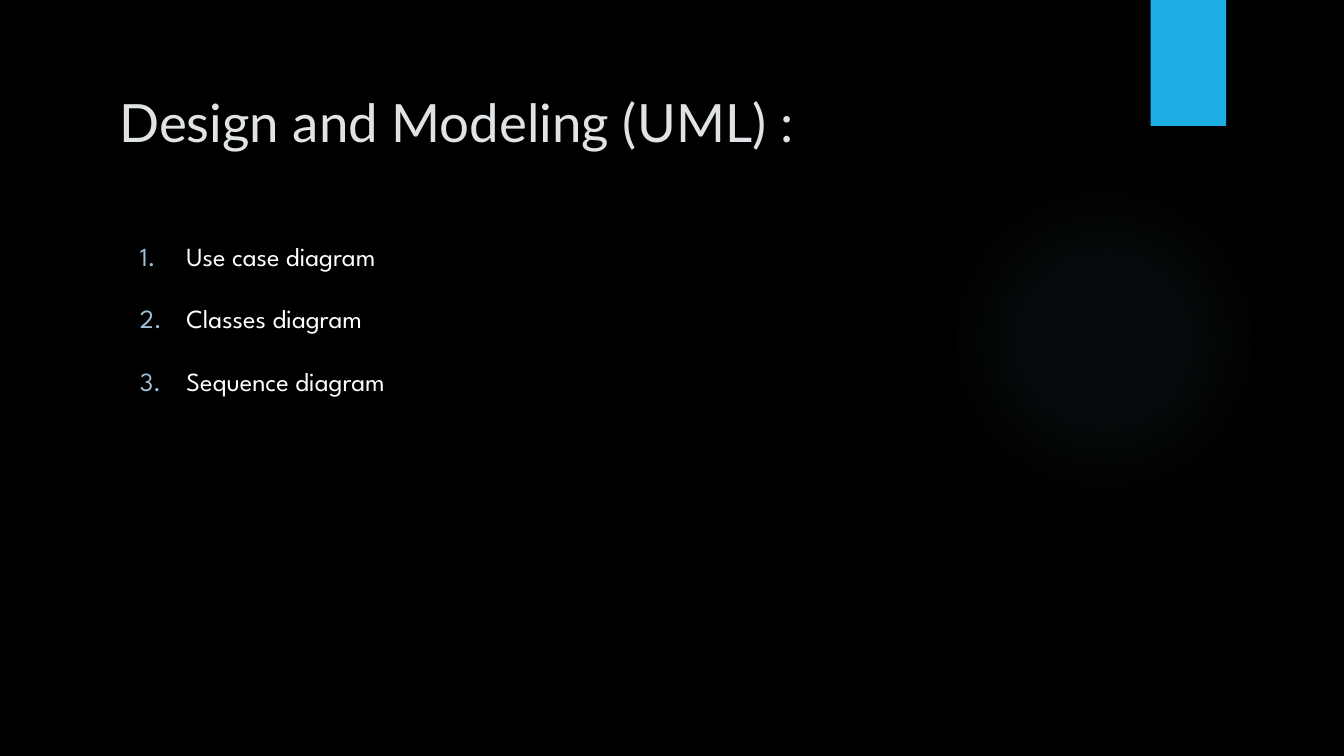
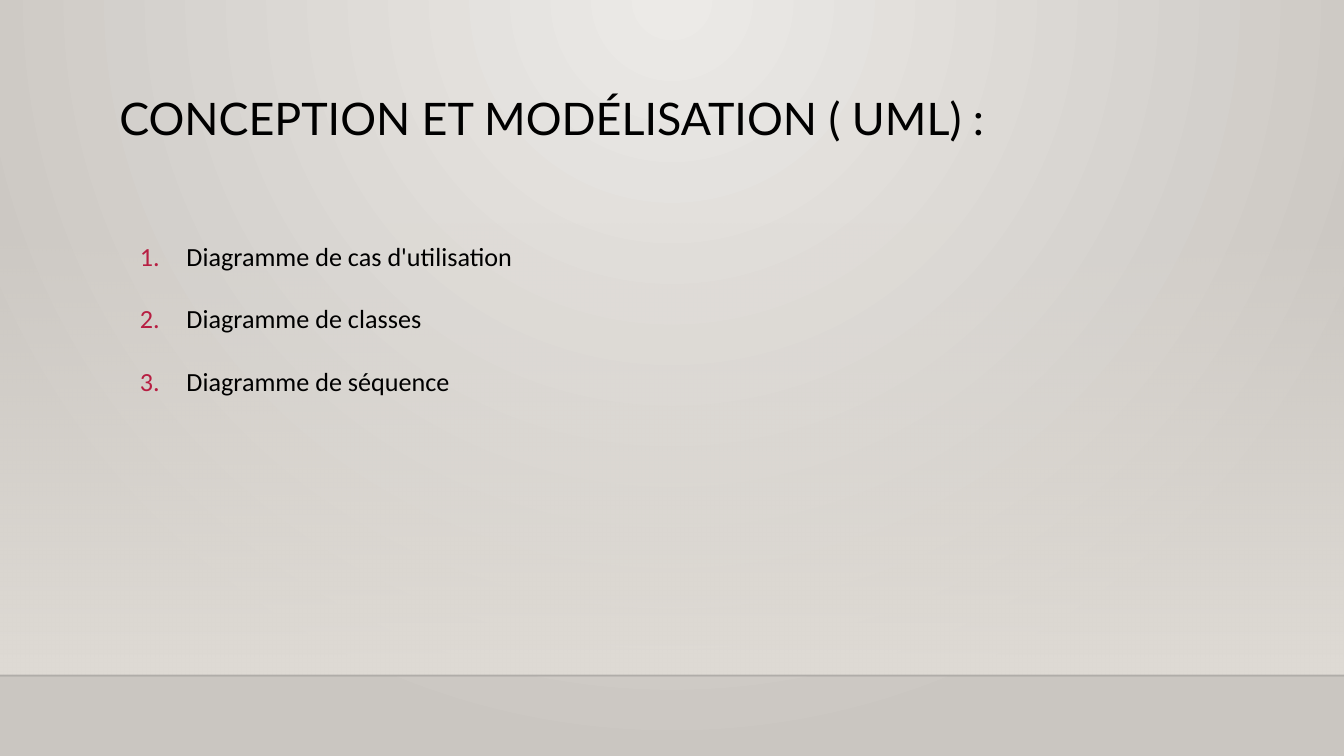
Before and after one commit to ghrabla/kleider1933-website, a slide deck: slide 9 of UML/presentationfilrouge.pptx (slide 10 before the commit). Drawn at 1344x756 pixels with LibreOffice and Linux fonts; fonts in the diff are those of the drawing; background and template pictures are left out. Boxes give left, top, right and bottom in pixels: in the first picture for what was removed or moved away, otherwise in the second. Text is boxed around its words. In the diff, an @@ line names an element or a change of style, - is before the commit and + after.

```diff
--- a/UML/presentationfilrouge.pptx
+++ b/UML/presentationfilrouge.pptx
@@ background picture (left out) to gradient #ECEAE7 to #CAC7C1 @@
@@ rectangle removed at <box>1150,0,1226,126</box> @@
@@ title at <box>119,97,962,142</box>: text changed; size 28.4 to 24 pt; text colour #DFE3E5 to #000000 @@
-Design and Modeling (UML) :
+CONCEPTION ET MODÉLISATION ( UML) :
@@ ellipse removed at <box>949,185,1259,496</box> @@
@@ rectangle added at <box>0,223,1344,676</box>, fill gradient #DFDBD5 @@
@@ text at <box>186,248,512,396</box>: text changed; font League Spartan to Calibri; text colour #FFFFFF to #000000 @@
-1. Use case diagram
-2. Classes diagram
-3. Sequence diagram
+1. Diagramme de cas d'utilisation
+2. Diagramme de classes
+3. Diagramme de séquence
@@ line added from (0, 676) to (1344, 676), #000001 1 pt @@
```
Also in this commit, not shown: 7 other slides changed, 8 slides added, 9 slides removed, 5 other files.
